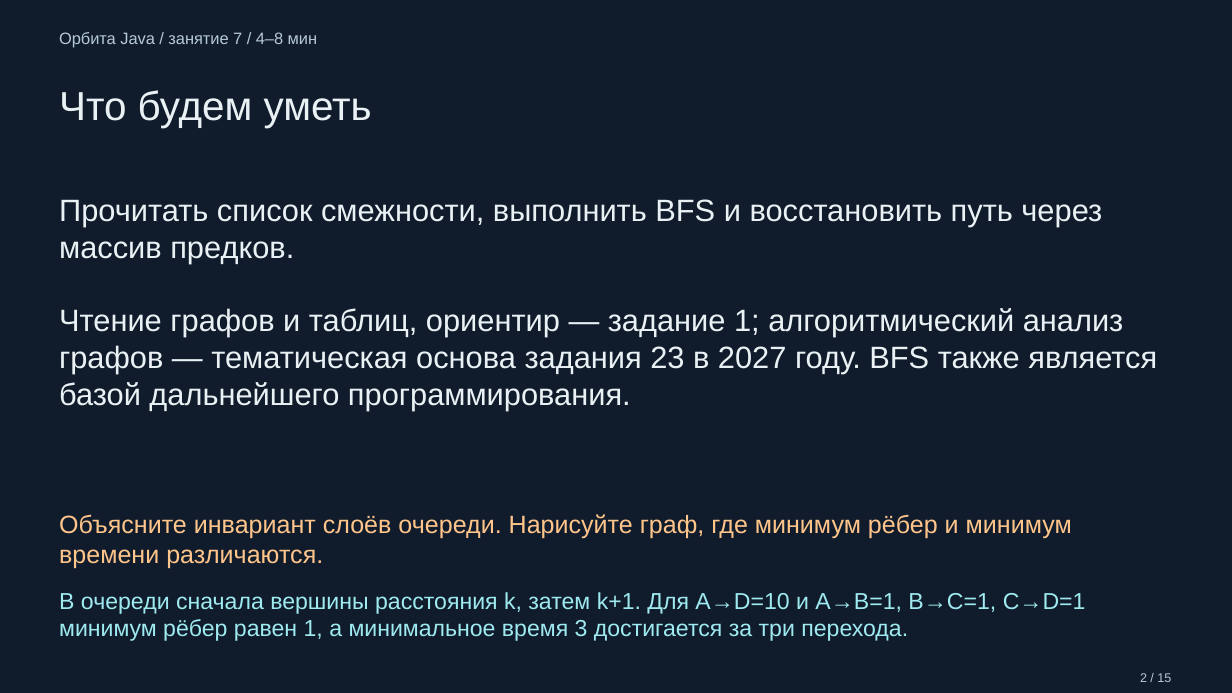
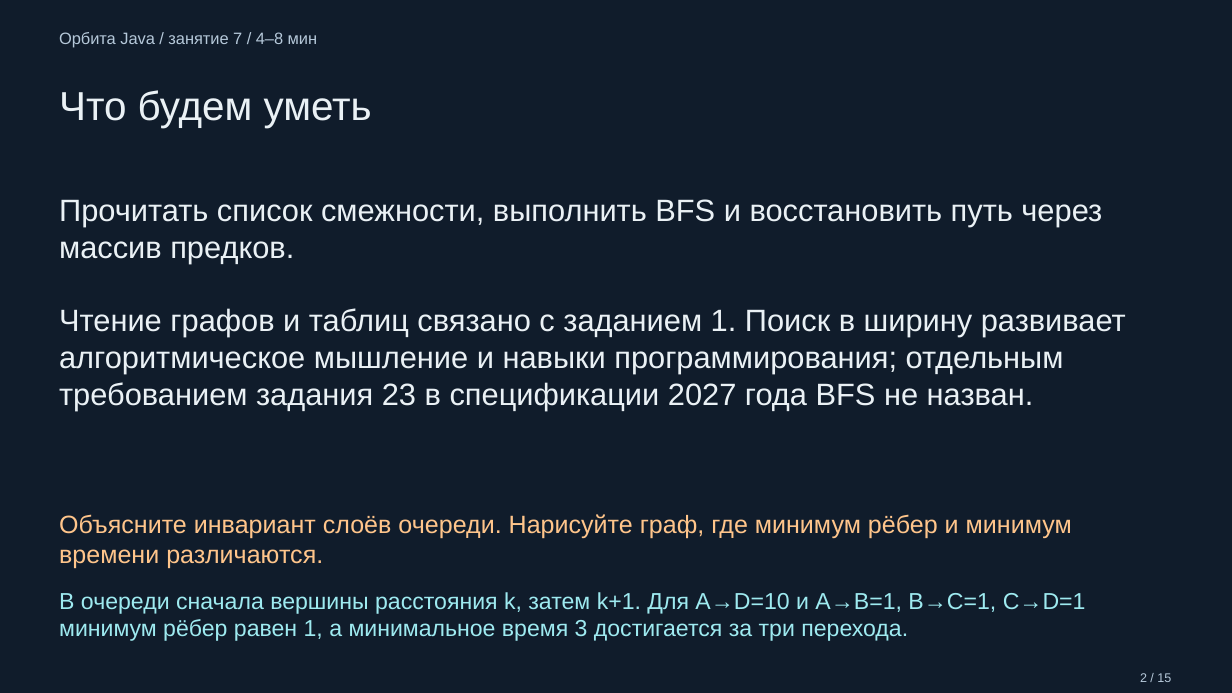
Before and after one commit to LaimOr127/math_politeh, a slide deck: slide 2 of java-course/output/lesson-07-presentation.pptx. Drawn at 1232x693 pixels with LibreOffice and Linux fonts; fonts in the diff are those of the drawing. Boxes give left, top, right and bottom in pixels: in the first picture for what was removed or moved away, otherwise in the second. Text is boxed around its words. In the diff, an @@ line names an element or a change of style, - is before the commit and + after.

```diff
--- a/java-course/output/lesson-07-presentation.pptx
+++ b/java-course/output/lesson-07-presentation.pptx
@@ text at (59,308,1126,411): text changed @@
-Чтение графов и таблиц, ориентир — задание 1; алгоритмический анализ графов — тематическая основа задания 23 в 2027 году. BFS также является базой дальнейшего программирования.
+Чтение графов и таблиц связано с заданием 1. Поиск в ширину развивает алгоритмическое мышление и навыки программирования; отдельным требованием задания 23 в спецификации 2027 года BFS не назван.
```
Also in this commit, not shown: 21 other files.
